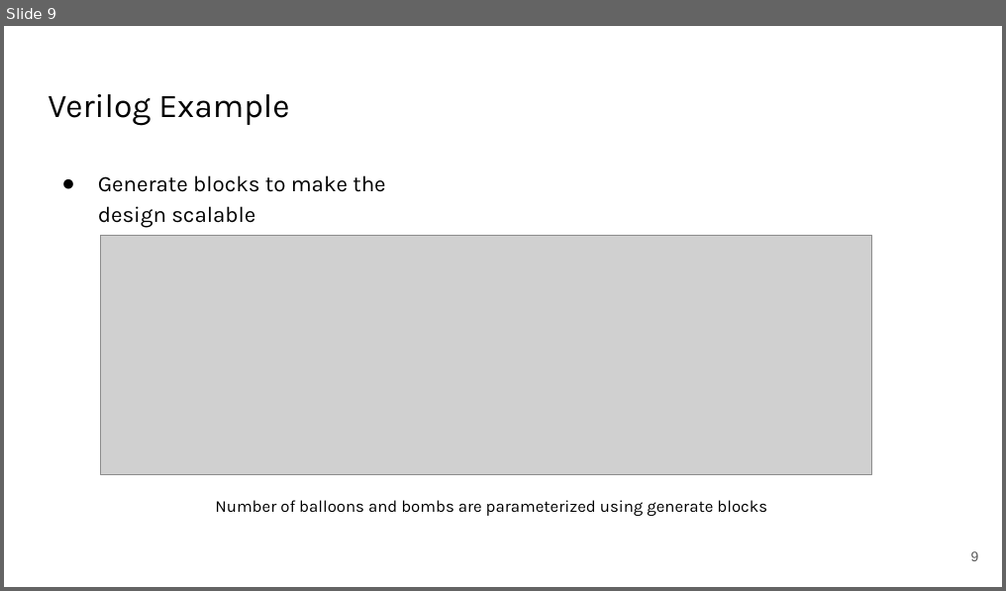
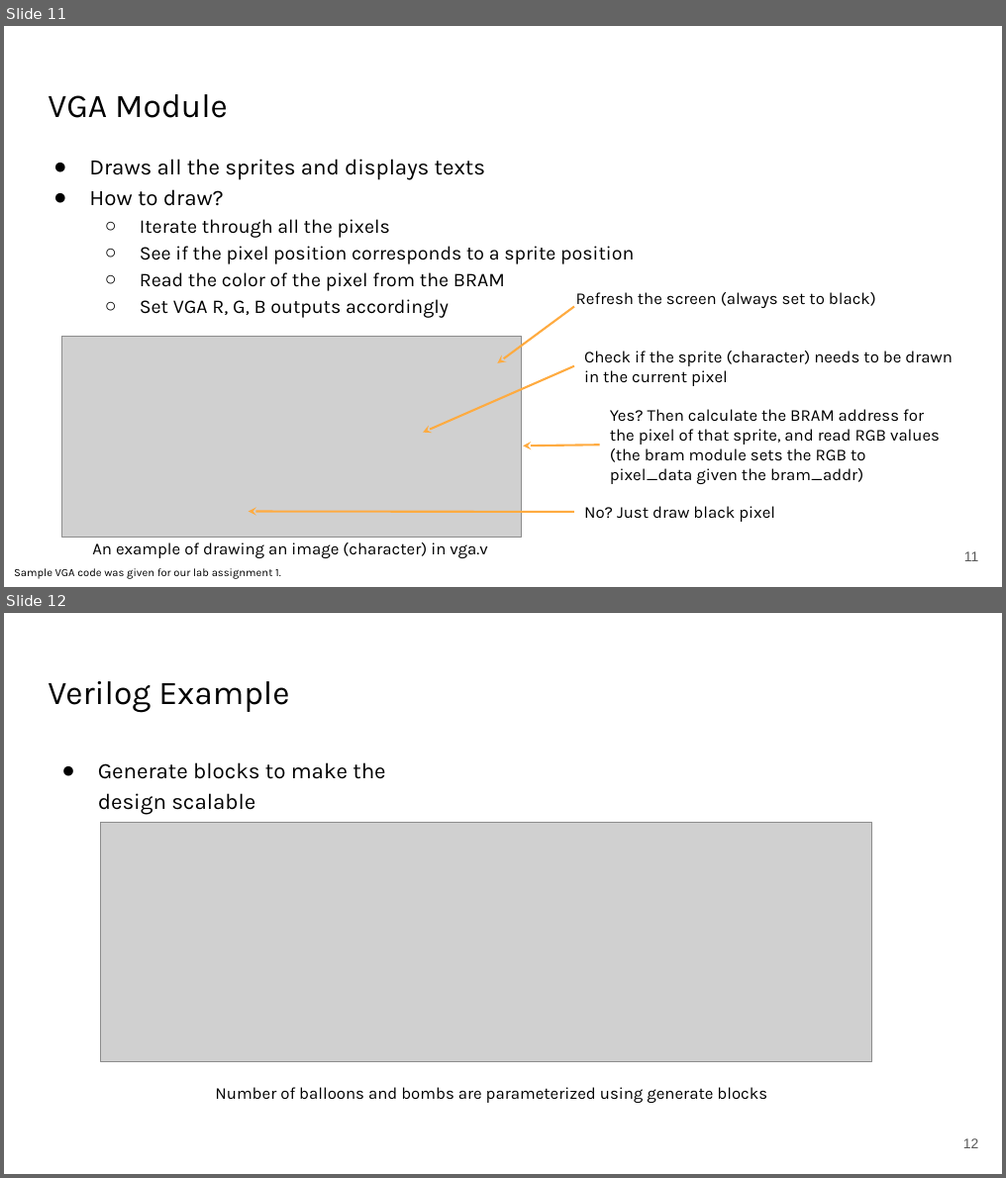
Before and after one commit to sammy17/bombs-n-balloons, a slide deck: Fried Chips_EC551_Final Project.pptx. Shown one above the other, each under a label of ours: slide 9 before the commit, slides 11 and 12 after it. The pictures are 1006x591 and 1006x1178 pixels, drawn with LibreOffice and Linux fonts; fonts in the diff are those of the drawing; grey boxes stand for pictures. Boxes give left, top, right and bottom in pixels: in the first picture for what was removed or moved away, otherwise in the second. Text is boxed around its words. In the diff, an @@ line names an element or a change of style, - is before the commit and + after.

Commit message:
Updated the presentation slides

```diff
--- a/Fried Chips_EC551_Final Project.pptx
+++ b/Fried Chips_EC551_Final Project.pptx
@@ slide 11 added at <box>4,26,1002,587</box>, background #FFFFFF @@
@@ title added at <box>48,94,228,118</box>, 24 pt, text #000000 @@
+VGA Module
@@ text added at <box>89,159,634,318</box>, 14 pt, text #000000 @@
+● Draws all the sprites and displays texts
+● How to draw?
+  ○ Iterate through all the pixels
+  ○ See if the pixel position corresponds to a sprite position
+  ○ Read the color of the pixel from the BRAM
+  ○ Set VGA R, G, B outputs accordingly
@@ text added at <box>576,292,876,308</box>, 12 pt, text #000000 @@
+Refresh the screen (always set to black)
@@ arrow added from (574, 306) to (497, 364), #FFAB40 1.5 pt @@
@@ picture added at <box>61,336,521,538</box> @@
@@ text added at <box>584,351,952,386</box>, 12 pt, text #000000 @@
+Check if the sprite (character) needs to be drawn in the current pixel
@@ arrow added from (574, 367) to (423, 432), #FFAB40 1.5 pt @@
@@ text added at <box>610,409,940,484</box>, 12 pt, text #000000 @@
+Yes? Then calculate the BRAM address for the pixel of that sprite, and read RGB values (the bram module sets the RGB to pixel_data given the bram_addr)
@@ arrow added from (600, 445) to (523, 446), #FFAB40 1.5 pt @@
@@ arrow added from (574, 512) to (249, 512), #FFAB40 1.5 pt @@
@@ text added at <box>584,506,775,522</box>, 12 pt, text #000000 @@
+No? Just draw black pixel
@@ text added at <box>92,543,487,559</box>, 12 pt, text #000000 @@
+An example of drawing an image (character) in vga.v
@@ page number added at <box>964,552,978,562</box>, 10 pt, text #595959 @@
+11
@@ text added at <box>14,569,281,579</box>, 8 pt, text #000000 @@
+Sample VGA code was given for our lab assignment 1.
@@ what was slide 9 is now slide 12 @@
@@ page number at <box>963,1139,979,1149</box>: text changed @@
-9
+12
```
Also in this commit, not shown: 3 other slides added, 1 other file.
